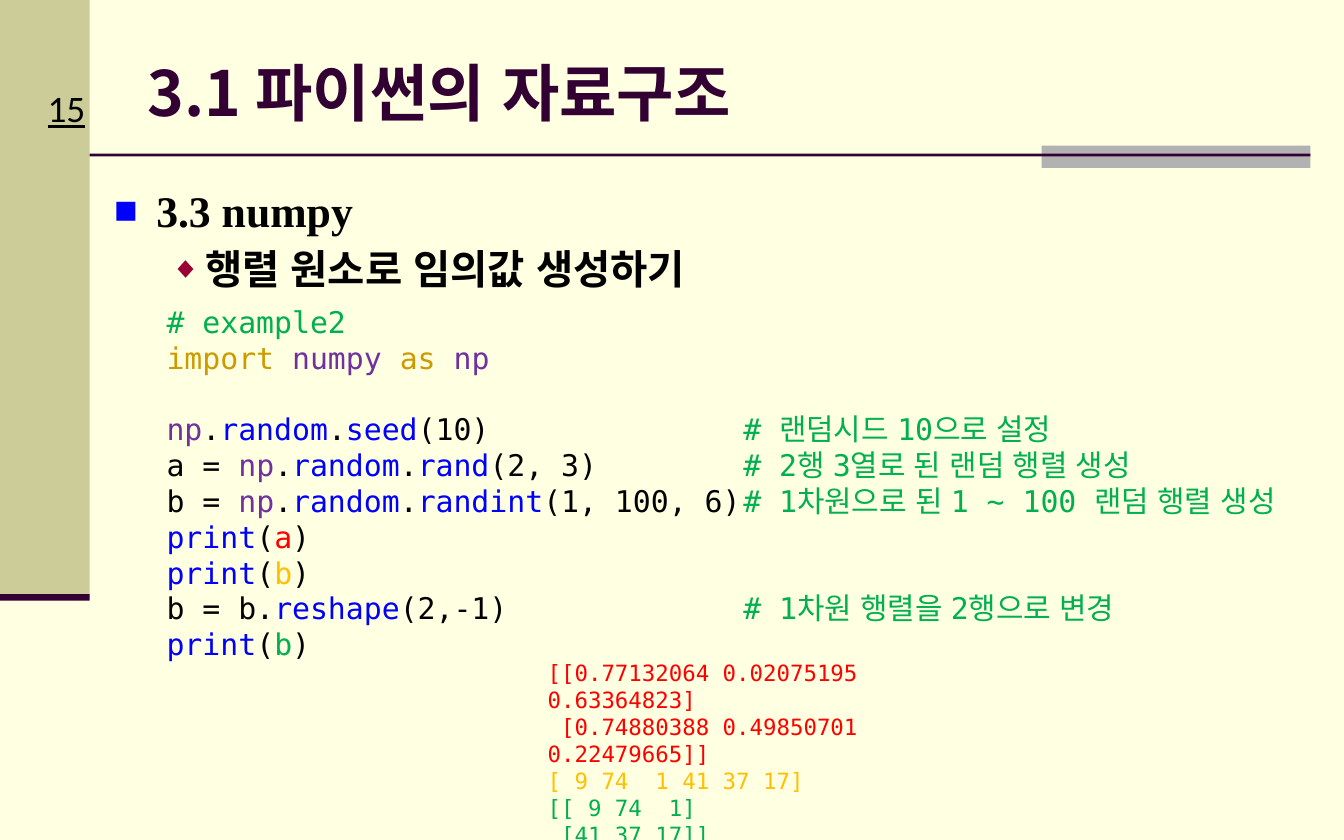
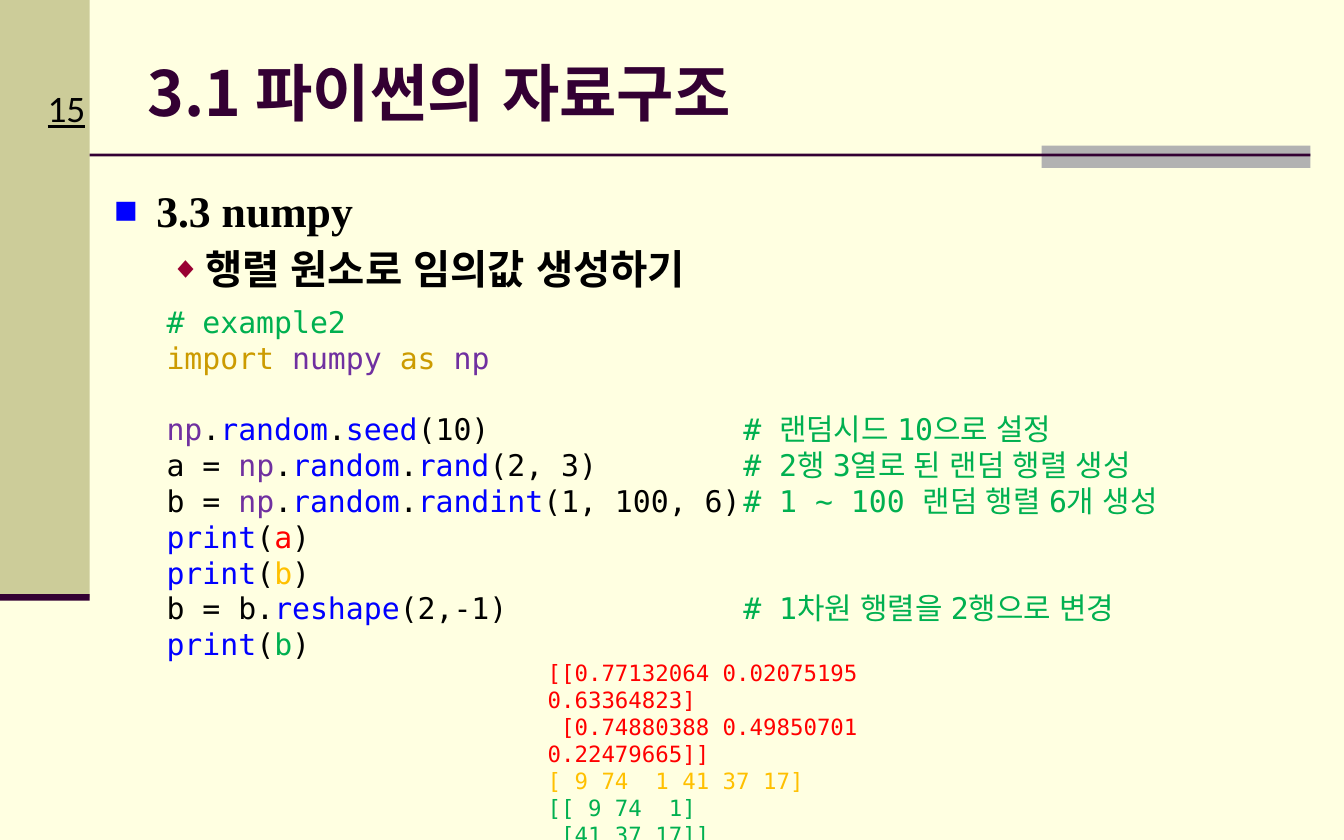
Before and after one commit to Hitbee-dev/OpenCV-Python, a slide deck: slide 15 of 2022-09-20/documents/CH_03_파이썬 기초_실습2.pptx. Drawn at 1344x840 pixels with LibreOffice and Linux fonts; fonts in the diff are those of the drawing; background and template pictures are left out. Boxes give left, top, right and bottom in pixels: in the first picture for what was removed or moved away, otherwise in the second. Text is boxed around its words. In the diff, an @@ line names an element or a change of style, - is before the commit and + after.

```diff
--- a/2022-09-20/documents/CH_03_파이썬 기초_실습2.pptx
+++ b/2022-09-20/documents/CH_03_파이썬 기초_실습2.pptx
@@ text at box(779, 487, 1158, 515): text changed @@
-# 1차원으로 된 1 ~ 100 랜덤 행렬 생성
+# 1 ~ 100 랜덤 행렬 6개 생성
```
Also in this commit, not shown: 4 slides added, 1 other file.
